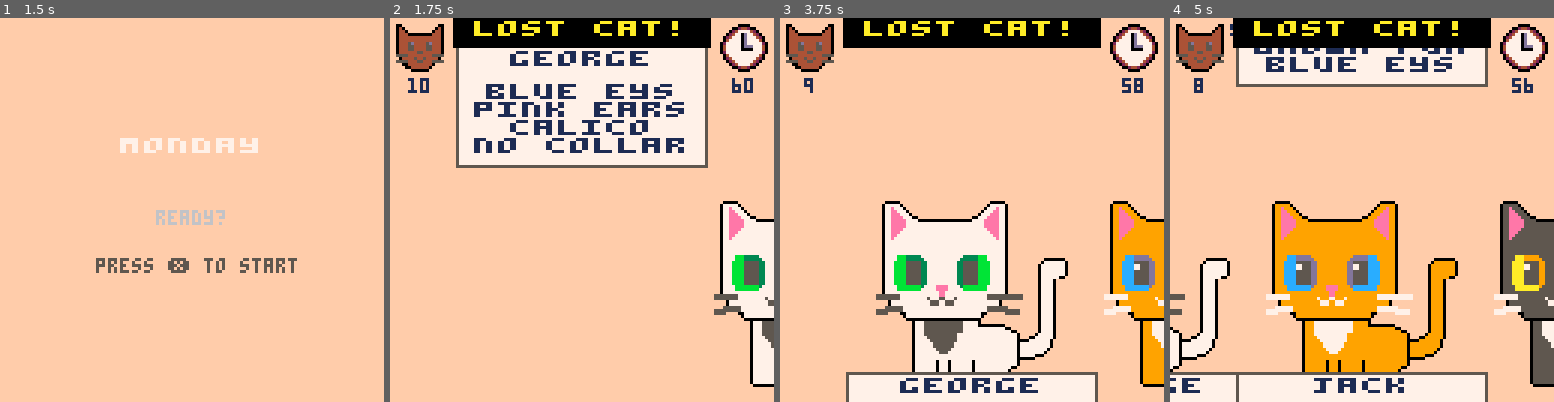
Above: before the commit, frames 1-4 (left to right).
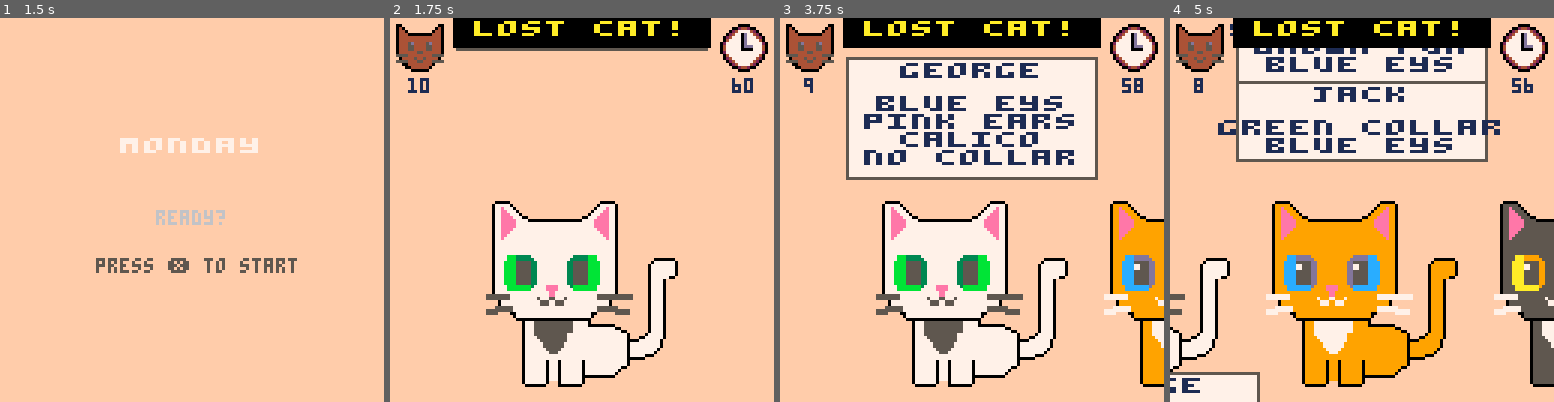
Above: after the commit, the same moments.

Repository: pcal43/pico8-papurrs-please
Game: PICO-8 cartridge pico8-home/carts/lost-cats.p8
Same seed, same stepped clock (60 frames per second), same inputs: the game is played once before the commit and once after it.
Inputs:
- Up to frame 1 (1.5 s): tap X (X key) at 0.33, 1.07 s; tap O (Z key) at 0.7 s
- Up to frame 2 (1.75 s): hold Right from 1.6 s (still down); tap O (Z key) at 1.7 s
- Up to frame 3 (3.75 s): tap X (X key) at 1.85, 2.97 s; release Right at 2.1 s; tap O (Z key) every 0.4 s from 2.1 to 3.7 s; hold Right 2.47-3.03 s; hold Left 3.08-3.58 s
- Up to frame 4 (5 s): hold Right 4.02-4.68 s; tap X (X key) at 4.08 s; tap O (Z key) at 4.1, 4.5, 4.9 s

Frame 1 is identical in both runs. In frame 2, 41% of the frame differs, in the area x 17-100%, y 7-97%; in frame 3, 26%; in frame 4, 19%.

Commit message:
checkpoint

Diff:
--- a/pico8-home/carts/src/Cat.lua
+++ b/pico8-home/carts/src/Cat.lua
@@ -34,14 +34,22 @@
     self.catTemplate = requireNonNil(catTemplate)
     self.traits = requireNonNil(traits)
     self.poster = nil
-    self.posterY = POSTER_BOT_DISPLAY_POS
+    self.x = SCREEN_WIDTH / 2
+    self.posterY = POSTER_TOP_DISPLAY_POS
     self.posterTargetY = POSTER_BOT_DISPLAY_POS
 
-    function self.draw(x, y)
+    function self.update()
+        if self.poster then
+            self.poster.x = self.x
+            self.poster.update()
+        end
+    end
+
+    function self.draw()
         requireNonNil(traits)
-        self.catTemplate.draw(x, y, traits)
+        self.catTemplate.draw(self.x, CAT_Y_POS, traits)
         if self.poster then
-            self.poster.draw(x, self.posterY)
+            self.poster.draw()
         end
     end
 
--- a/pico8-home/carts/src/GameScreen.lua
+++ b/pico8-home/carts/src/GameScreen.lua
@@ -40,7 +40,7 @@
 
         -- draw poster at the top
         if #self.posters > 0 then
-            self.posters[1].draw(SCREEN_WIDTH/2)
+            self.posters[1].draw()
         end
 
         local header_h = 9
@@ -78,8 +78,14 @@
         palt()
 
 
-        self.draw_cat_list(self.scrollPos)
-
+        -- draw the visible cats
+        local base_index = flr(self.scrollPos)
+        for j = -1, 1 do
+            local catIndex = base_index + j
+            if catIndex > 0 and catIndex <= #self.catList then
+                self.catList[catIndex].draw()
+            end
+        end
     end
 
     function self.update()
@@ -102,9 +108,44 @@
                 self.state = CHECKING
                 self.messageTimer = 0
                 self.message = "let's check!"
+                self.targetPos = 1
             end
         elseif self.state == CHECKING then
             self.update_checking()
+        end
+
+        -- update animations - we want to do these in all modes
+
+            -- adjust scrollPos to 'catch up' with targetPos
+        local diff = self.targetPos - self.scrollPos
+        local dist = abs(diff)
+        if dist > 0 then
+            local step = dist * 0.2
+            if step < 0.1 then step = 0.1 end
+            if step >= dist then
+                self.scrollPos = self.targetPos
+            else
+                self.scrollPos = self.scrollPos + sgn(diff) * step
+            end
+        end
+
+        -- update poster animation
+        if #self.posters > 0 then
+            self.posters[1].update()
+        end
+
+        -- update the x position of the visible cats
+        local base_index = flr(self.scrollPos)
+        local frac = self.scrollPos - base_index
+        local spacing = CAT_WIDTH + SPACE_BETWEEN_CATS
+
+        for j = -1, 1 do
+            local catIndex = base_index + j
+            if catIndex > 0 and catIndex <= #self.catList then
+                -- position each slot, then shift by fractional progress toward next slot
+                self.catList[catIndex].x = SCREEN_WIDTH/2 + (j * spacing) - (frac * spacing)
+                self.catList[catIndex].update()
+            end
         end
     end
 
@@ -148,6 +189,7 @@
                 if selectedCat and not selectedCat.poster and #self.posters > 0 then
                     -- Assign the poster to the cat
                     selectedCat.poster = self.posters[1]
+                    selectedCat.poster.targetY = POSTER_BOT_DISPLAY_POS
 
                     -- Remove the poster from the list
                     del(self.posters, self.posters[1])
@@ -163,46 +205,22 @@
         else
             self.canPress = true
         end
-
-        -- adjust scrollPos to 'catch up' with targetPos
-        local diff = self.targetPos - self.scrollPos
-        local dist = abs(diff)
-        if dist > 0 then
-            local step = dist * 0.2
-            if step < 0.1 then step = 0.1 end
-            if step >= dist then
-                self.scrollPos = self.targetPos
-            else
-                self.scrollPos = self.scrollPos + sgn(diff) * step
-            end
-        end
-
-        -- update poster animation
-        if #self.posters > 0 then
-            self.posters[1].update()
-        end
     end
 
 
     function self.update_checking()
-        -- TODO: implement checking logic
-    end
-
-
-    function self.draw_cat_list(scrollPos)
-        local base_index = flr(scrollPos)
-        local frac = scrollPos - base_index
-        local spacing = CAT_WIDTH + SPACE_BETWEEN_CATS
-
-        for j = -1, 1 do
-            local catIndex = base_index + j
-            if catIndex > 0 and catIndex <= #self.catList then
-                -- position each slot, then shift by fractional progress toward next slot
-                local xPos = SCREEN_WIDTH/2 + (j * spacing) - (frac * spacing)
-                self.catList[catIndex].draw(xPos, CAT_Y_POS)
-            end
-        end
-    end
+        if self.scrollPos == self.targetPos then -- dont do anything yet if we're still scrolling to the next cat
+            local cat = self.catList[self.scrollPos]
+            if cat.posterTargetY > POSTER_TOP_DISPLAY_POS then
+                -- the first time we see the it, its poster will be at the bottom.  start moving it up
+                cat.posterTargetY = POSTER_TOP_DISPLAY_POS
+            elseif  cat.posterY <= cat.posterTargetY then
+                -- otherwise, we wait for it to move to the target.  when it gets there...
+                self.targetPos += 1
+            end
+        end
+    end
+
 
     function self.isDone()
         return self.state == CHECKING_DONE
--- a/pico8-home/carts/src/Poster.lua
+++ b/pico8-home/carts/src/Poster.lua
@@ -3,7 +3,8 @@
     local self = {}
     self.name = requireNonNil(name)
     self.traits = requireNonNil(traits)
-    self.y = POSTER_TOP_DISPLAY_POS
+    self.x = SCREEN_WIDTH / 2
+    self.y = POSTER_NEW_DISPLAY_POS
     self.targetY = POSTER_TOP_DISPLAY_POS
 
     function self.update()
@@ -19,21 +20,18 @@
         end
     end
 
-    function self.draw(x, y)
-        y = y or self.y -- use instance y if not provided
-        local poster_x = x - POSTER_WIDTH / 2
-
+    function self.draw()
         local traitCount = #self.traits
         local posterHeight = 2 + TEXT_HEIGHT + (2 * TRAIT_SPACING) + (traitCount * (TEXT_HEIGHT + TRAIT_SPACING)) + 2
 
-        local rx = poster_x
-        rectfill(rx, y, rx + POSTER_WIDTH - 1, y + posterHeight, WHITE) -- white
-        rect(rx, y, rx + POSTER_WIDTH - 1, y + posterHeight, DARK_GRAY) -- outline
+        local rx = self.x - POSTER_WIDTH / 2
+        rectfill(rx, self.y, rx + POSTER_WIDTH - 1, self.y + posterHeight, WHITE) -- white
+        rect(rx, self.y, rx + POSTER_WIDTH - 1, self.y + posterHeight, DARK_GRAY) -- outline
 
         -- print name
         local name_w = #self.name * 8
-        local name_x = poster_x + (POSTER_WIDTH - name_w) / 2
-        local name_y = y + 2
+        local name_x = rx + (POSTER_WIDTH - name_w) / 2
+        local name_y = self.y + 2
         local wide_name = "\^w"..self.name
         print(wide_name, name_x, name_y, DARK_BLUE, true)
 
@@ -41,8 +39,8 @@
         local trait_line = 1
         for trait_key, trait_value in pairs(self.traits) do
             local trait_w = #trait_value.name * 8
-            local trait_x = poster_x + (POSTER_WIDTH - trait_w) / 2
-            local trait_y = y + 9 + ((trait_line - 1) * TEXT_HEIGHT) + 4
+            local trait_x = rx + (POSTER_WIDTH - trait_w) / 2
+            local trait_y = self.y + 9 + ((trait_line - 1) * TEXT_HEIGHT) + 4
             local wide_trait = "\^w"..trait_value.name
             print(wide_trait, trait_x, trait_y, DARK_BLUE, true)
             trait_line = trait_line + 1
